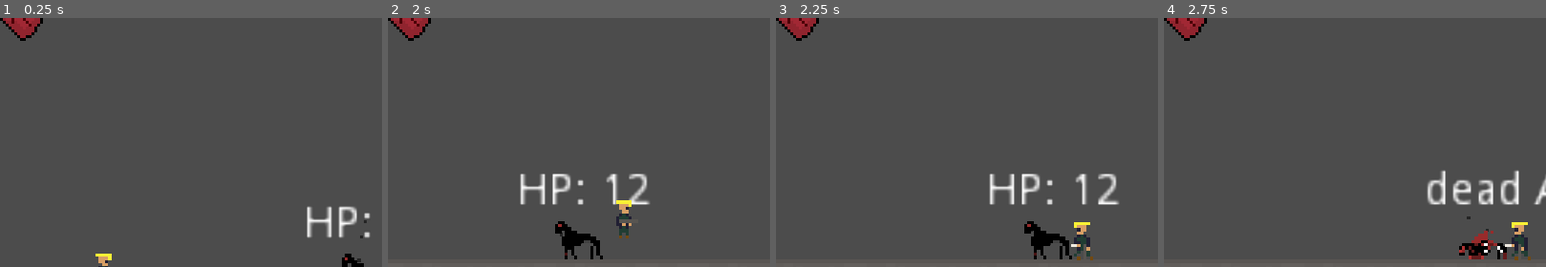
Above: before the commit, frames 1-4 (left to right).
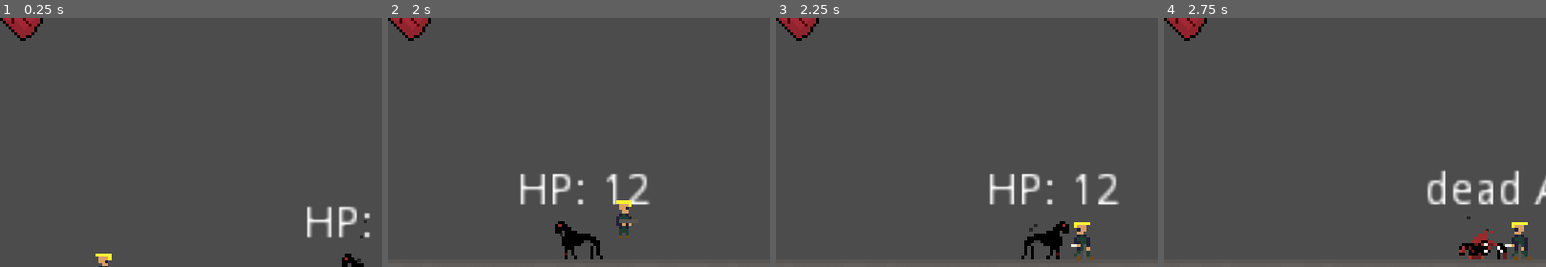
Above: after the commit, the same moments.

Repository: raczynskid/PixelSoldier
Game: Godot game, scene res://Levels/Arena.tscn
Same seed, same stepped clock (60 frames per second), same inputs: the game is played once before the commit and once after it.
Inputs:
- Up to frame 1 (0.25 s): no input
- Up to frame 2 (2 s): hold Space (fire) 0.53-1.28 s; hold Right (ui_right) from 0.53 s (still down); tap Up (ui_up) at 0.77, 1.52 s; tap Shift (slide) at 1.35 s
- Up to frame 3 (2.25 s): release Right (ui_right) at 2.03 s; hold Left (ui_left) from 2.03 s (still down); tap Ctrl (stab) at 2.1 s
- Up to frame 4 (2.75 s): keep holding Left (ui_left)
The pictures show only the part of the screen within x 10-60%, y 20-69%; the shares and areas given below are measured in that part.

Frames 1-2 are identical in both runs. In frame 3, 1.0% of the frame differs, in the area x 64-78%, y 81-97%; in frame 4, nothing differs.

Commit message:
melee raycast added to shadowhound (not functional yet)

Diff:
--- a/Characters/ShadowHound.gd
+++ b/Characters/ShadowHound.gd
@@ -16,6 +16,7 @@
 onready var rifle_beam = player.get_node("RifleBeam")
 onready var active_sprite = get_node("Sprite")
 onready var playerDetectionZone = get_node("PlayerDetectionZone")
+onready var meleeRaycast = get_node("MeleeRaycast")
 
 # load animation nodes
 onready var animationPlayer = get_node("FullHPAnimationPlayer")
@@ -58,6 +59,13 @@
 				velocity = Vector2.ZERO
 
 		pick_animation(velocity)
+
+		if meleeRaycast.is_colliding():
+			print("raycolliding")
+			# play attack animation
+			animationTree.set("parameters/Attack/blend_position", velocity.x)
+			animationState.travel("Attack")
+
 		velocity = gravity_modifiers(delta, velocity)
 
 		# if half damaged change texture to damaged
--- a/Characters/ShadowHound.tscn
+++ b/Characters/ShadowHound.tscn
@@ -315,7 +315,7 @@
 texture = ExtResource( 2 )
 vframes = 3
 hframes = 36
-frame = 13
+frame = 12
 
 [node name="FullHPAnimationPlayer" type="AnimationPlayer" parent="."]
 autoplay = "IdleLeft"
@@ -336,7 +336,7 @@
 anim_player = NodePath("../FullHPAnimationPlayer")
 active = true
 parameters/playback = SubResource( 39 )
-parameters/Attack/blend_position = 0
+parameters/Attack/blend_position = 0.00072515
 parameters/Die/blend_position = 0
 parameters/Idle/blend_position = 0.0
 parameters/Run/blend_position = 0
@@ -358,4 +358,8 @@
 "_edit_use_anchors_": false
 }
 
+[node name="MeleeRaycast" type="RayCast2D" parent="."]
+enabled = true
+cast_to = Vector2( 30, 0 )
+
 [editable path="PlayerDetectionZone"]
